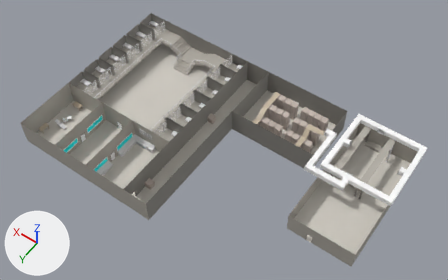
An edit to the FBX model Assets/Model/Room/Room_00/Room_00.fbx, drawn before and after from the same camera.
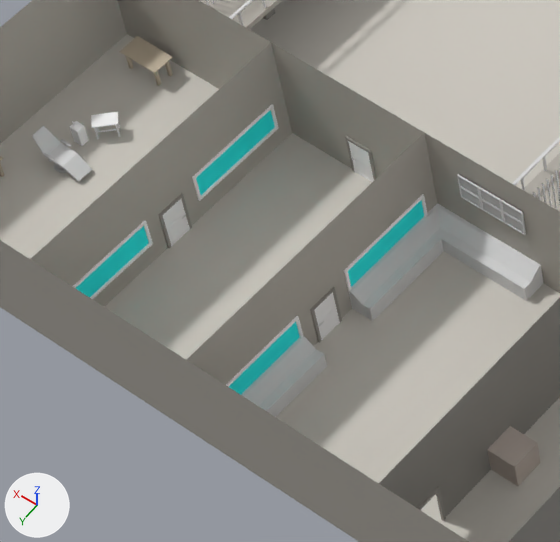
There are two pictures of each version: one whole from a 50 mm lens placed at (-1.45, 5.5, 7.47), pointed at (1.83, 0.91, 0.25), one close up on the part from 11% to 35% of the width and 34% to 72% of the height. Arrows for +X, +Y and +Z are at lower left; the lights stay in place. Where no turn or scale is listed for an object, it has been applied to the vertices. Vertices at the same position are counted once.

In view in the first close-up: 'Box_6', 'Control_Room_Controls', 'Door_1', 'Door_2', 'Door_3', 'Expirment_Chair', 'Expirment_Stuff1', 'Floor_3', 'Floor_4', 'Floor_5', 'Glass_Control_Room_1.001', 'Wall', 'Wall.001', 'Wall.002', 'Wall.004', 'Wall_Extern_1'.
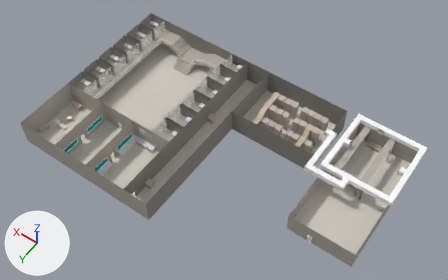
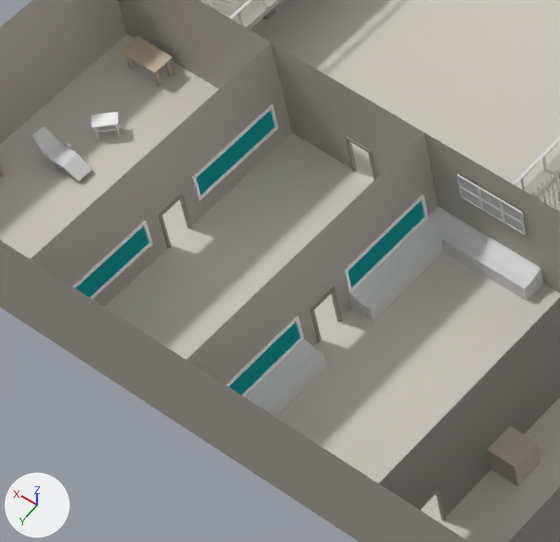
Changed parts and their boxes [x1, y1, x2, y2] in the close-ups (560 x 542 px; the box of a moved part takes in the faces that stretch with it):
'Control_Room_Controls', reshaped
    before: [241, 203, 543, 417]
    after: [245, 207, 543, 417]
'Glass_Control_Room_3', added (cyan)
    after: [196, 110, 275, 195]
'Door_2', deleted
    before: [163, 199, 190, 246]
'Door_3', deleted
    before: [314, 292, 340, 340]
'Door_1', deleted
    before: [348, 141, 374, 182]
'Glass_Control_Room_5', added (cyan)
    after: [348, 202, 423, 288]
'Expirment_Stuff1', deleted
    before: [70, 121, 89, 146]
'Glass_Control_Room_6', added
    after: [229, 323, 299, 394]
part 1 of me_mesh_068, moved or reshaped
    before: [348, 203, 543, 316]
    after: [349, 207, 543, 316]
part 2 of me_mesh_068, moved or reshaped
    before: [241, 336, 316, 406]
    after: [245, 339, 316, 406]
'Glass_Control_Room_1.001', unchanged, covered by the edit
    before: [196, 110, 275, 195]
    after: [206, 111, 275, 190]

The change, as a diff of the scene's bpy script:
```diff
--- a/Assets/Model/Room/Room_00/Room_00.fbx.py
+++ b/Assets/Model/Room/Room_00/Room_00.fbx.py
@@ me_mesh_068 @@
 me_mesh_068.from_pydata(...)  # 37 vertices, 24 faces; spans x -0.32..0.08, y -0.95..0.0, z 0.0..0.09
 # used by ob_control_room_controls; location = (2.99, 2.45, 0.0)
 # before: 0 (-0.32, -0.94, 0.09) at pixel (538, 267), 1 (-0.32, -0.95, 0.09) at pixel (540, 264), 2 (0.07, -0.94, 0.09) at pixel (437, 206), 3 (0.08, -0.95, 0.09) at pixel (437, 203), 10 (0.07, -0.55, 0.09) at pixel (350, 291)
 # before: 11 (0.08, -0.55, 0.09) at pixel (348, 290)
 # before: 21 (0.07, -0.35, 0.09) at pixel (304, 336), 22 (0.08, -0.35, 0.09) at pixel (302, 335), 26 (0.07, 0.0, 0.09), 27 (0.08, 0.0, 0.09)
+# me_mesh_068 part 1
+for i in [*range(0, 4), 10, 11]: me_mesh_068.vertices[i].co += Vector((0.0, 0.0, -0.015))
+# me_mesh_068 part 2
+for i in [21, 22, 26, 27]: me_mesh_068.vertices[i].co += Vector((0.0, 0.0, -0.015))
 me_mesh_068.materials.append(mat_metal_1)
@@ me_mesh_122_1 @@
+me_mesh_122_1.from_pydata([(0.0, 4.5, 16.5), (0.0, -4.5, 16.5), (0.0, 4.5, -16.5), (0.0, -4.5, -16.5)], [], [(0, 1, 3, 2)])
+me_mesh_122_1.materials.append(mat_glass)  # cyan #00ffff
@@ ob_door_2 @@
-ob_door_2 = bpy.data.objects.new('Door_2', me_mesh_133)
-ob_door_2.location = (3.666, 2.04, 0.15)
@@ ob_door_3 @@
-ob_door_3 = bpy.data.objects.new('Door_3', me_mesh_165)
-ob_door_3.location = (3.074, 1.96, 0.15)
@@ ob_expirment_stuff1 @@
-ob_expirment_stuff1 = bpy.data.objects.new('Expirment_Stuff1', me_mesh_162)
-ob_expirment_stuff1.location = (4.175, 1.9, 0.0)
@@ ob_lever_1_002 @@
-ob_lever_1_002 = bpy.data.objects.new('Lever_1.002', me_mesh_166)
-ob_lever_1_002.location = (3.063, 2.035, 0.075)
@@ ob_lever_2 @@
-ob_lever_2 = bpy.data.objects.new('Lever_2', me_mesh_132)
-ob_lever_2.parent = ob_door_1
-ob_lever_2.location = (7.5, -7.5, -1.05)
-ob_lever_2.rotation_euler = (0.0, 0.0, -3.142)  # degrees (0, 0, -180)
-ob_lever_2.scale = (-1.0, -1.0, -1.0)
@@ ob_door_1 @@
-ob_door_1 = bpy.data.objects.new('Door_1', me_mesh_130)
-ob_door_1.location = (3.33, 1.496, 0.15)
-ob_door_1.rotation_euler = (1.571, 0.0, 0.0)  # degrees (90, 0, 0)
-ob_door_1.scale = (0.01, 0.01, 0.01)
@@ ob_glass_control_room_3 @@
+ob_glass_control_room_3 = bpy.data.objects.new('Glass_Control_Room_3', me_mesh_122_1)
+ob_glass_control_room_3.parent = ob_wall_3
+ob_glass_control_room_3.location = (0.0, -8.0, 27.5)
+ob_glass_control_room_3.rotation_euler = (-3.142, 0.0, 0.0)  # degrees (-180, 0, 0)
+ob_glass_control_room_3.scale = (-1.0, -1.0, -1.0)
@@ ob_glass_control_room_5 @@
+ob_glass_control_room_5 = bpy.data.objects.new('Glass_Control_Room_5', me_mesh_122_1.copy())
+ob_glass_control_room_5.parent = ob_wall_2
+ob_glass_control_room_5.location = (307.0, 13.0, -172.5)
+ob_glass_control_room_5.rotation_euler = (-3.142, 0.0, 0.0)  # degrees (-180, 0, 0)
+ob_glass_control_room_5.scale = (-1.0, -1.0, -1.0)
@@ ob_glass_control_room_6 @@
+ob_glass_control_room_6 = bpy.data.objects.new('Glass_Control_Room_6', me_mesh_122_1.copy())
+ob_glass_control_room_6.parent = ob_wall_2
+ob_glass_control_room_6.location = (307.0, 13.0, -227.5)
+ob_glass_control_room_6.rotation_euler = (-3.142, 0.0, 0.0)  # degrees (-180, 0, 0)
+ob_glass_control_room_6.scale = (-1.0, -1.0, -1.0)
```
